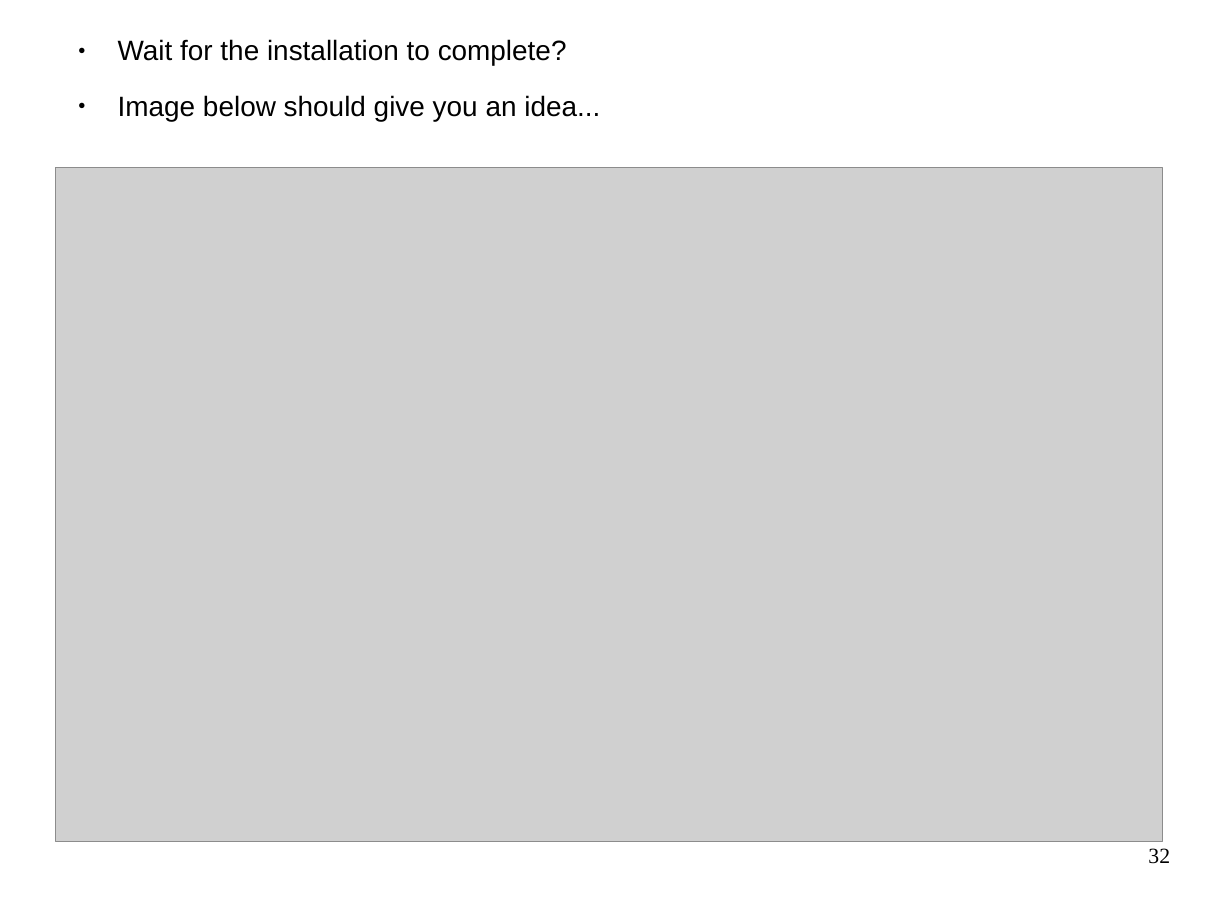
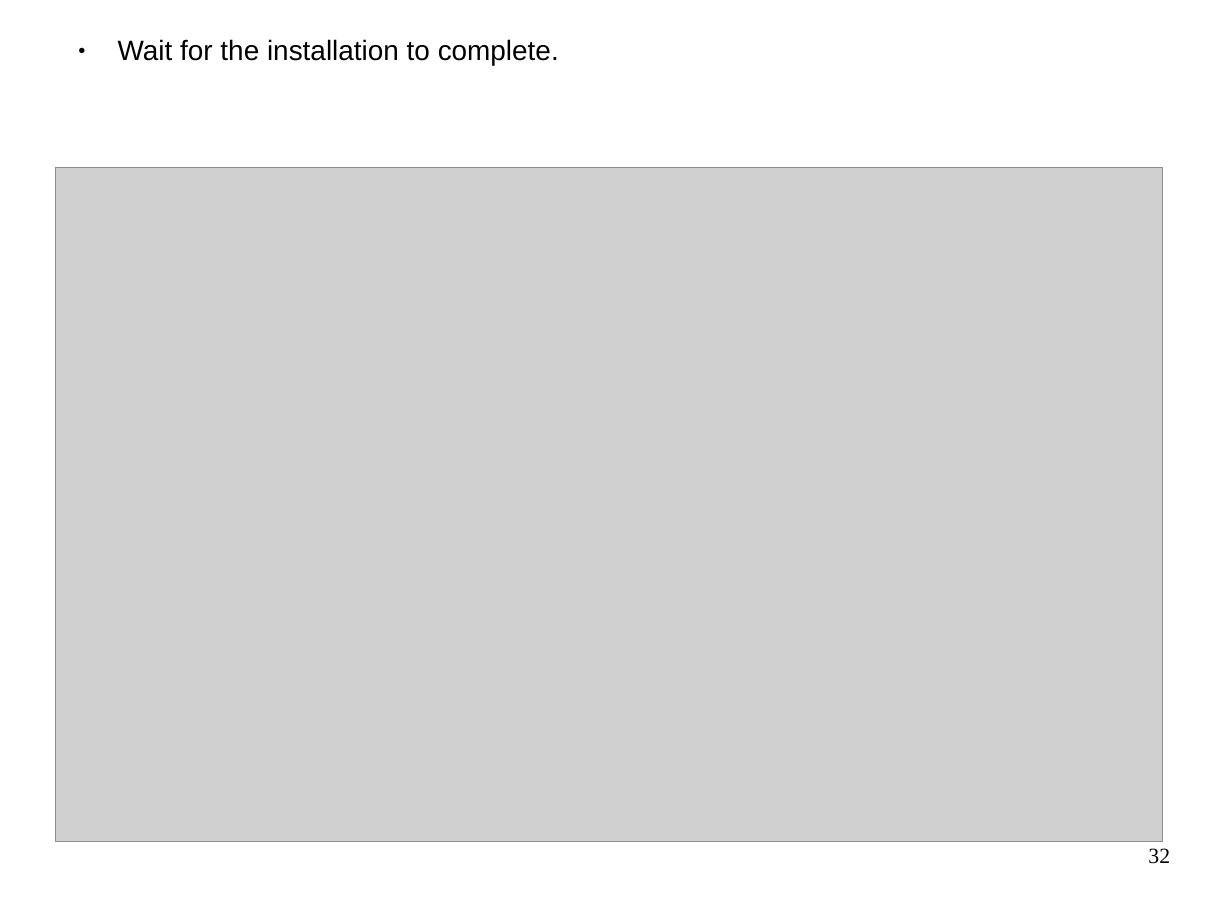
Before and after one commit to afnog/sse, a slide deck: slide 32 of virtualisation/docs/sse-virtualization-overview-2014.odp. Drawn at 1232x924 pixels with LibreOffice and Linux fonts; fonts in the diff are those of the drawing; grey boxes stand for pictures. Boxes give left, top, right and bottom in pixels: in the first picture for what was removed or moved away, otherwise in the second. Text is boxed around its words. In the diff, an @@ line names an element or a change of style, - is before the commit and + after.

```diff
--- a/virtualisation/docs/sse-virtualization-overview-2014.odp
+++ b/virtualisation/docs/sse-virtualization-overview-2014.odp
@@ text at [118, 39, 559, 66]: text changed @@
-● Wait for the installation to complete?
-● Image below should give you an idea...
+● Wait for the installation to complete.
```
Also in this commit, not shown: 14 other slides changed, 1 other file.
